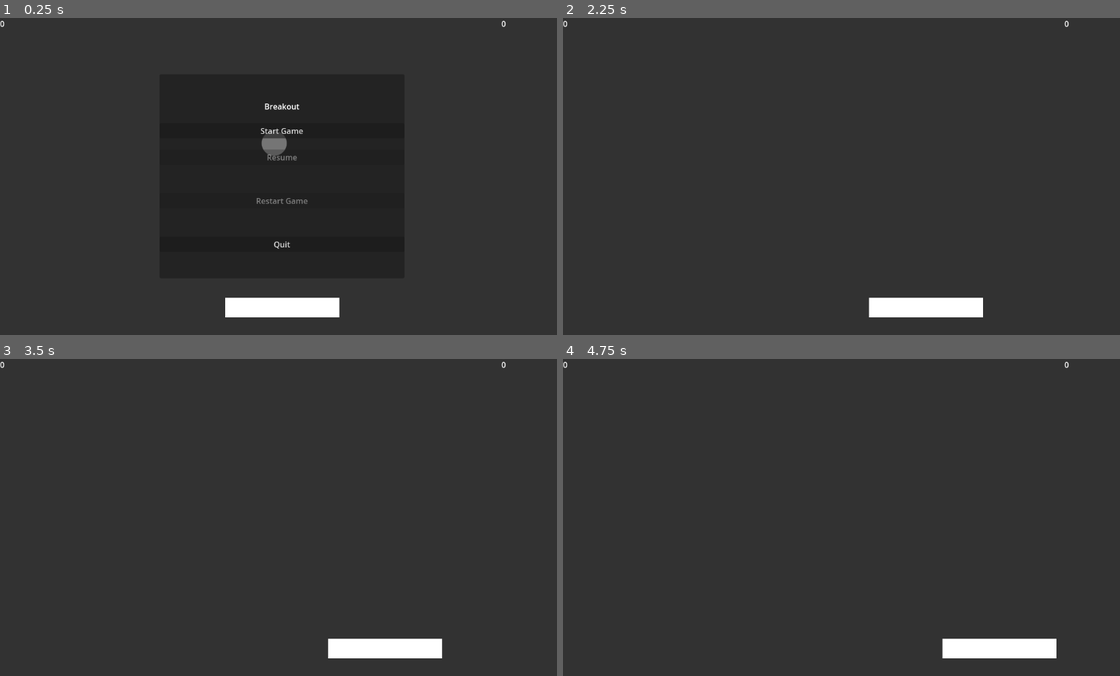
Above: before the commit, frames 1-4 (two rows, left to right).
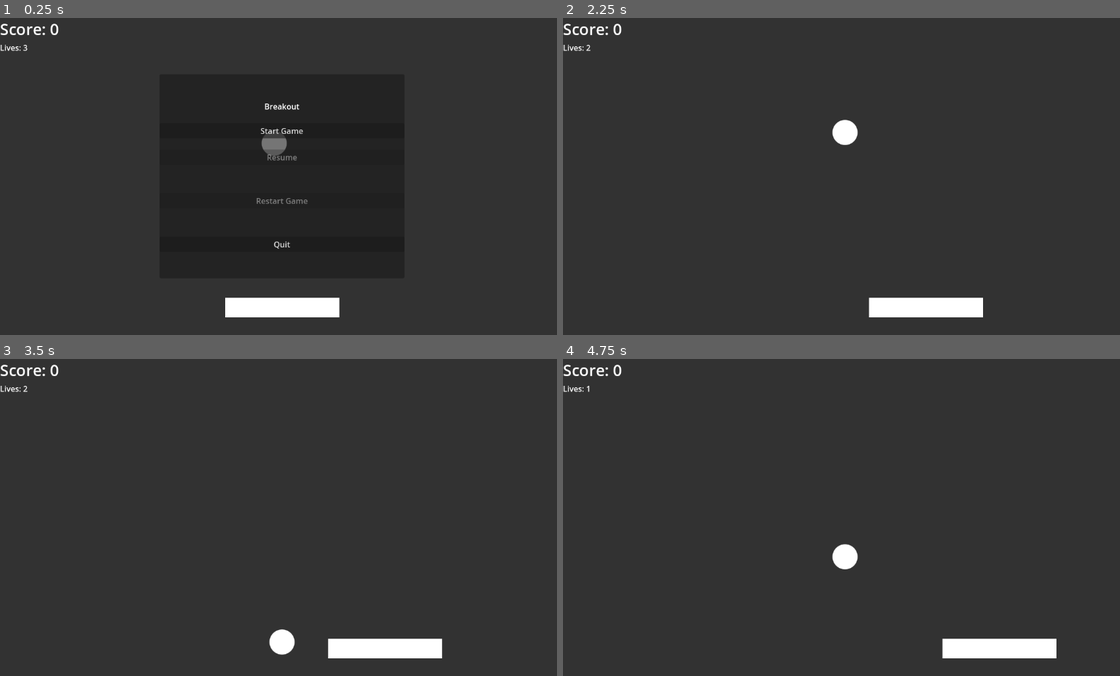
Above: after the commit, the same moments.

Repository: Aratch/20gch-02-breakout
Game: Godot game, scene res://main.tscn
Two runs of this game, one before a commit and one after it. Both use one fixed random seed, a clock stepped at 60 frames per second and the inputs below.
Inputs:
- Up to frame 1 (0.25 s): no input
- Up to frame 2 (2.25 s): click "Start Game" at 0.5 s; hold D (move_right) 1.28-2.03 s; hold A (move_left) from 2.03 s (still down)
- Up to frame 3 (3.5 s): release A (move_left) at 2.78 s; hold D (move_right) from 2.78 s (still down)
- Up to frame 4 (4.75 s): release D (move_right) at 4.28 s; hold A (move_left) from 4.28 s (still down)

The runs differ from the first frame. In frame 1, 0.2% of the frame differs, in the area x 0-91%, y 0-11%; in frame 2, 0.5%; in frame 3, 0.5%, in the area x 0-91%, y 0-94%; in frame 4, 0.5%.

Commit message:
Refactor menu components, move into separate scene

Diff:
--- a/main.gd
+++ b/main.gd
@@ -10,11 +10,8 @@
 
 var started := false
 
-func _point_and_round() -> void:
-	if $Ball.position.x < 0:
-		$Player2ScoreLabel.add_point()
-	else:
-		$Player1ScoreLabel.add_point()
+func _on_ball_exited() -> void:
+	%LivesLabel.subtract_life()
 	_start_new_round()
 
 func _start_new_round() -> void:
@@ -46,7 +43,7 @@
 
 func _ready() -> void:
 	ball = $Ball
-	# $Ball.ball_exited.connect(_point_and_round)
+	$Ball.ball_exited.connect(_on_ball_exited)
 
 	game_paused.connect($Ball.pause)
 	game_paused.connect($Paddle.pause)
@@ -54,16 +51,14 @@
 	game_unpaused.connect($Ball.unpause)
 	game_unpaused.connect($Paddle.unpause)
 
-	%StartGameButton.pressed.connect(func():
+	%MenuLayer.start_game_button.pressed.connect(func():
 		game_ready.emit()
-		%MenuLayer.hide()
 		started = true
-		%StartGameButton.disabled = true
-		%ResumeButton.disabled = false
-		%RestartGameButton.disabled = false)
-	%ResumeButton.pressed.connect(func():
+		%MenuLayer.start_game()
+		)
+	%MenuLayer.resume_button.pressed.connect(func():
 		unpause())
-	%RestartGameButton.pressed.connect(func():
+	%MenuLayer.restart_button.pressed.connect(func():
 		restart())
-	%QuitButton.pressed.connect(func():
+	%MenuLayer.quit_button.pressed.connect(func():
 		get_tree().quit())
--- a/main.tscn
+++ b/main.tscn
@@ -1,9 +1,12 @@
-[gd_scene load_steps=8 format=3 uid="uid://bwj3wqpjf7a6p"]
+[gd_scene load_steps=11 format=3 uid="uid://bwj3wqpjf7a6p"]
 
 [ext_resource type="Script" path="res://main.gd" id="1_gt83v"]
 [ext_resource type="PackedScene" uid="uid://d314agckqwoeo" path="res://scenes/paddle.tscn" id="1_uhfkt"]
 [ext_resource type="PackedScene" uid="uid://p4n84krlbpj8" path="res://scenes/ball.tscn" id="2_kadcf"]
-[ext_resource type="Script" path="res://scripts/ScoreLabel.gd" id="3_glop4"]
+[ext_resource type="LabelSettings" uid="uid://qvff60k64rq6" path="res://resources/hud_label_settings.tres" id="3_b4grb"]
+[ext_resource type="Script" path="res://scripts/score_label.gd" id="3_glop4"]
+[ext_resource type="Script" path="res://scripts/lives_label.gd" id="5_xxxfr"]
+[ext_resource type="PackedScene" uid="uid://bjeybdkbf0rro" path="res://scenes/menu_layer.tscn" id="7_fh1wi"]
 
 [sub_resource type="WorldBoundaryShape2D" id="WorldBoundaryShape2D_7xejs"]
 normal = Vector2(1, 0)
@@ -34,93 +37,25 @@
 [node name="Right" type="CollisionShape2D" parent="Boundaries"]
 shape = SubResource("WorldBoundaryShape2D_ywypa")
 
-[node name="Player1ScoreLabel" type="Label" parent="."]
+[node name="TopLeftHUD" type="VBoxContainer" parent="."]
+unique_name_in_owner = true
 offset_right = 40.0
-offset_bottom = 23.0
+offset_bottom = 40.0
+
+[node name="ScoreLabel" type="Label" parent="TopLeftHUD"]
+layout_mode = 2
 text = "0"
+label_settings = ExtResource("3_b4grb")
 script = ExtResource("3_glop4")
 metadata/_edit_lock_ = true
 
-[node name="Player2ScoreLabel" type="Label" parent="."]
-offset_left = 1024.0
-size_flags_horizontal = 8
-size_flags_vertical = 8
-text = "0"
-script = ExtResource("3_glop4")
+[node name="LivesLabel" type="Label" parent="TopLeftHUD"]
+unique_name_in_owner = true
+layout_mode = 2
+script = ExtResource("5_xxxfr")
 
 [node name="Ball" parent="." instance=ExtResource("2_kadcf")]
 position = Vector2(560, 256)
 
-[node name="MenuLayer" type="CanvasLayer" parent="."]
+[node name="MenuLayer" parent="." instance=ExtResource("7_fh1wi")]
 unique_name_in_owner = true
-
-[node name="MenuContainer" type="CenterContainer" parent="MenuLayer"]
-anchors_preset = 15
-anchor_right = 1.0
-anchor_bottom = 1.0
-grow_horizontal = 2
-grow_vertical = 2
-metadata/_edit_lock_ = true
-
-[node name="MenuPanel" type="PanelContainer" parent="MenuLayer/MenuContainer"]
-layout_mode = 2
-
-[node name="VBoxContainer" type="VBoxContainer" parent="MenuLayer/MenuContainer/MenuPanel"]
-layout_mode = 2
-
-[node name="Spacer" type="Control" parent="MenuLayer/MenuContainer/MenuPanel/VBoxContainer"]
-custom_minimum_size = Vector2(500, 50)
-layout_mode = 2
-size_flags_vertical = 3
-
-[node name="Label" type="Label" parent="MenuLayer/MenuContainer/MenuPanel/VBoxContainer"]
-layout_mode = 2
-text = "Breakout"
-horizontal_alignment = 1
-
-[node name="Spacer2" type="Control" parent="MenuLayer/MenuContainer/MenuPanel/VBoxContainer"]
-custom_minimum_size = Vector2(500, 15)
-layout_mode = 2
-size_flags_vertical = 3
-
-[node name="StartGameButton" type="Button" parent="MenuLayer/MenuContainer/MenuPanel/VBoxContainer"]
-unique_name_in_owner = true
-layout_mode = 2
-text = "Start Game"
-
-[node name="Spacer6" type="Control" parent="MenuLayer/MenuContainer/MenuPanel/VBoxContainer"]
-custom_minimum_size = Vector2(500, 15)
-layout_mode = 2
-size_flags_vertical = 3
-
-[node name="ResumeButton" type="Button" parent="MenuLayer/MenuContainer/MenuPanel/VBoxContainer"]
-unique_name_in_owner = true
-layout_mode = 2
-disabled = true
-text = "Resume"
-
-[node name="Spacer3" type="Control" parent="MenuLayer/MenuContainer/MenuPanel/VBoxContainer"]
-custom_minimum_size = Vector2(500, 50)
-layout_mode = 2
-size_flags_vertical = 3
-
-[node name="RestartGameButton" type="Button" parent="MenuLayer/MenuContainer/MenuPanel/VBoxContainer"]
-unique_name_in_owner = true
-layout_mode = 2
-disabled = true
-text = "Restart Game"
-
-[node name="Spacer5" type="Control" parent="MenuLayer/MenuContainer/MenuPanel/VBoxContainer"]
-custom_minimum_size = Vector2(500, 50)
-layout_mode = 2
-size_flags_vertical = 3
-
-[node name="QuitButton" type="Button" parent="MenuLayer/MenuContainer/MenuPanel/VBoxContainer"]
-unique_name_in_owner = true
-layout_mode = 2
-text = "Quit"
-
-[node name="Spacer4" type="Control" parent="MenuLayer/MenuContainer/MenuPanel/VBoxContainer"]
-custom_minimum_size = Vector2(500, 50)
-layout_mode = 2
-size_flags_vertical = 3
--- /dev/null
+++ b/resources/hud_label_settings.tres
@@ -0,0 +1,5 @@
+[gd_resource type="LabelSettings" format=3 uid="uid://qvff60k64rq6"]
+
+[resource]
+resource_name = "HUDLabelSettings"
+font_size = 32
--- /dev/null
+++ b/scenes/menu_layer.tscn
@@ -0,0 +1,77 @@
+[gd_scene load_steps=2 format=3 uid="uid://bjeybdkbf0rro"]
+
+[ext_resource type="Script" path="res://scripts/menu_layer.gd" id="1_q0fu3"]
+
+[node name="MenuLayer" type="CanvasLayer"]
+script = ExtResource("1_q0fu3")
+
+[node name="MenuContainer" type="CenterContainer" parent="."]
+anchors_preset = 15
+anchor_right = 1.0
+anchor_bottom = 1.0
+grow_horizontal = 2
+grow_vertical = 2
+metadata/_edit_lock_ = true
+
+[node name="MenuPanel" type="PanelContainer" parent="MenuContainer"]
+layout_mode = 2
+
+[node name="VBoxContainer" type="VBoxContainer" parent="MenuContainer/MenuPanel"]
+layout_mode = 2
+
+[node name="Spacer" type="Control" parent="MenuContainer/MenuPanel/VBoxContainer"]
+custom_minimum_size = Vector2(500, 50)
+layout_mode = 2
+size_flags_vertical = 3
+
+[node name="Label" type="Label" parent="MenuContainer/MenuPanel/VBoxContainer"]
+layout_mode = 2
+text = "Breakout"
+horizontal_alignment = 1
+
+[node name="Spacer2" type="Control" parent="MenuContainer/MenuPanel/VBoxContainer"]
+custom_minimum_size = Vector2(500, 15)
+layout_mode = 2
+size_flags_vertical = 3
+
+[node name="StartGameButton" type="Button" parent="MenuContainer/MenuPanel/VBoxContainer"]
+unique_name_in_owner = true
+layout_mode = 2
+text = "Start Game"
+
+[node name="Spacer6" type="Control" parent="MenuContainer/MenuPanel/VBoxContainer"]
+custom_minimum_size = Vector2(500, 15)
+layout_mode = 2
+size_flags_vertical = 3
+
+[node name="ResumeButton" type="Button" parent="MenuContainer/MenuPanel/VBoxContainer"]
+unique_name_in_owner = true
+layout_mode = 2
+disabled = true
+text = "Resume"
+
+[node name="Spacer3" type="Control" parent="MenuContainer/MenuPanel/VBoxContainer"]
+custom_minimum_size = Vector2(500, 50)
+layout_mode = 2
+size_flags_vertical = 3
+
+[node name="RestartGameButton" type="Button" parent="MenuContainer/MenuPanel/VBoxContainer"]
+unique_name_in_owner = true
+layout_mode = 2
+disabled = true
+text = "Restart Game"
+
+[node name="Spacer5" type="Control" parent="MenuContainer/MenuPanel/VBoxContainer"]
+custom_minimum_size = Vector2(500, 50)
+layout_mode = 2
+size_flags_vertical = 3
+
+[node name="QuitButton" type="Button" parent="MenuContainer/MenuPanel/VBoxContainer"]
+unique_name_in_owner = true
+layout_mode = 2
+text = "Quit"
+
+[node name="Spacer4" type="Control" parent="MenuContainer/MenuPanel/VBoxContainer"]
+custom_minimum_size = Vector2(500, 50)
+layout_mode = 2
+size_flags_vertical = 3
--- a/scripts/ScoreLabel.gd
+++ /dev/null
@@ -1,13 +0,0 @@
-class_name ScoreLabel
-extends Label
-
-var score : int = 0:
-	set(v):
-		score = v
-		text = str(score)
-
-func reset() -> void:
-	score = 0
-
-func add_point() -> void:
-	score += 1
--- /dev/null
+++ b/scripts/lives_label.gd
@@ -0,0 +1,22 @@
+class_name LivesLabel
+extends Label
+
+const START_LIVES = 3
+
+signal lives_at_zero
+
+var lives : int = START_LIVES:
+	set(v):
+		lives = max(0, v)
+		text = "Lives: " + str(lives)
+		if lives == 0:
+			lives_at_zero.emit()
+
+func reset() -> void:
+	lives = START_LIVES
+
+func _ready() -> void:
+	reset()
+
+func subtract_life() -> void:
+	lives -= 1
--- /dev/null
+++ b/scripts/menu_layer.gd
@@ -0,0 +1,13 @@
+class_name MenuLayer
+extends CanvasLayer
+
+@onready var start_game_button = %StartGameButton
+@onready var resume_button = %ResumeButton
+@onready var restart_button = %RestartGameButton
+@onready var quit_button = %QuitButton
+
+func start_game() -> void:
+	hide()
+	%StartGameButton.disabled = true
+	%ResumeButton.disabled = false
+	%RestartGameButton.disabled = false
--- a/scripts/paddle.gd
+++ b/scripts/paddle.gd
@@ -21,13 +21,6 @@
 
 func _start_game() -> void:
 	unpause()
-	# var window_size := DisplayServer.window_get_size()
-	# position.y = window_size.y / 2.0
-	# var ratio = 7.0
-	# if is_player:
-		# position.x = window_size.x / ratio
-	# else:
-		# position.x = (ratio - 1) * (window_size.x / ratio)
 
 func _ready() -> void:
 	pause()
--- /dev/null
+++ b/scripts/score_label.gd
@@ -0,0 +1,18 @@
+class_name ScoreLabel
+extends Label
+
+const START_SCORE = 0
+
+var score : int:
+	set(v):
+		score = v
+		text = "Score: " + str(score)
+
+func _ready() -> void:
+	reset()
+
+func reset() -> void:
+	score = START_SCORE
+
+func add_point() -> void:
+	score += 1
